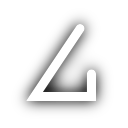
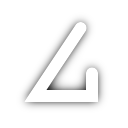
Before/after of a 128px x 128px layered artwork. What changed in the layer stack:
painted on "Shape 1" over [24, 22, 98, 102]